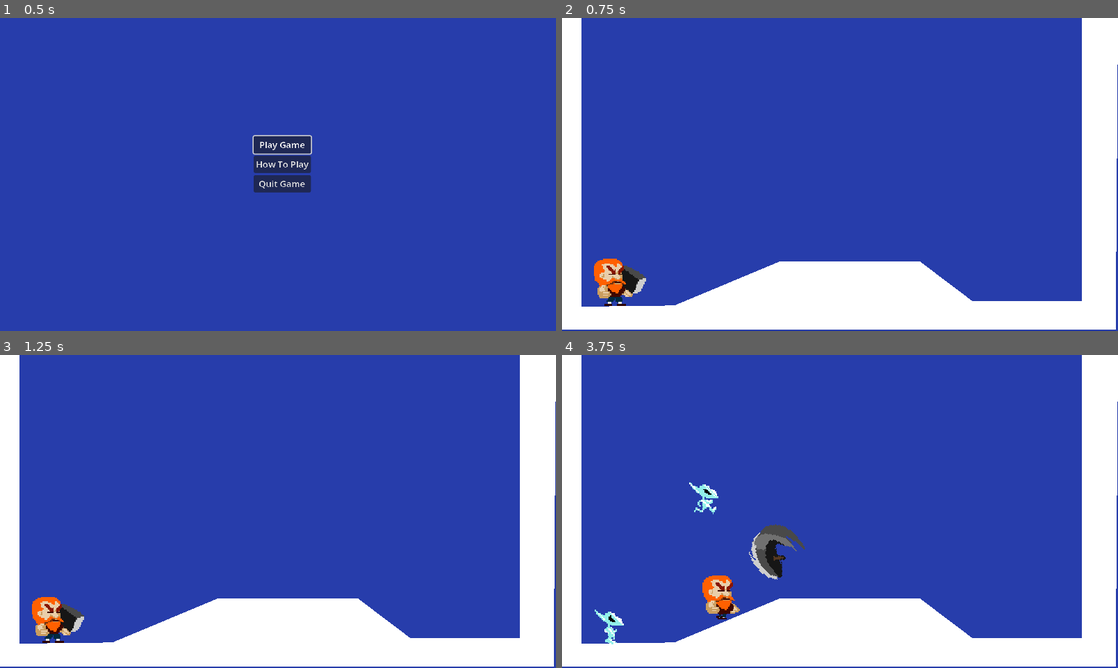
Above: before the commit, frames 1-4 (two rows, left to right).
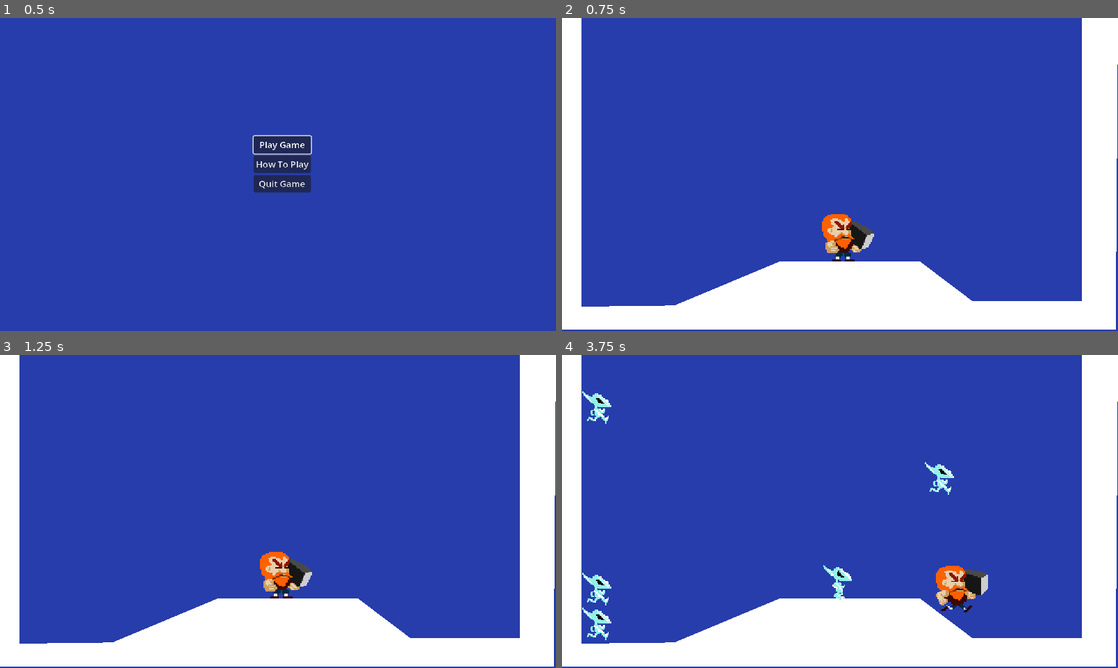
Above: after the commit, the same moments.

Repository: simonoNilssono/godot-project-thor
Game: Godot game, scene res://Scenes/main.tscn
The game is run twice, just before and just after one commit, with the same random seed, the same clock (stepped at 60 frames per second) and the same inputs.
Inputs (mouse positions are in pixels of both pictures, inside the frame that each line leads up to):
- Up to frame 1 (0.5 s): no input
- Up to frame 2 (0.75 s): click "Play Game" at 0.5 s
- Up to frame 3 (1.25 s): no input
- Up to frame 4 (3.75 s): move the mouse to (962, 495) at 1.27 s; hold U (Spawn Enemy) 1.28-2.03 s; hold D (Right) 1.28-2.78 s; tap W (Up) at 1.52, 2.27 s; move the mouse to (728, 527) at 2.02 s; click (728, 527) at 2.1 s; move the mouse to (895, 442) at 2.77 s; hold A (Left) 2.78-3.53 s; hold Right mouse button (Throw Hammer) 2.78-3.53 s; move the mouse to (812, 574) at 3.52 s; hold D (Right) from 3.53 s (still down); tap U (Spawn Enemy) at 3.6 s

Frame 1 is identical in both runs. In frame 2, 1.9% of the frame differs, in the area x 5-57%, y 62-92%; in frame 3, 1.9%; in frame 4, 3.9%, in the area x 3-77%, y 11-93%.
Error in both runs: Invalid access to property or key 'position' on a base object of type 'null instance'. (res://Scripts/enemy.gd:34)

Commit message:
added spawn logic WIP

Diff:
--- a/Scenes/hammer.tscn
+++ b/Scenes/hammer.tscn
@@ -44,7 +44,7 @@
 shape = SubResource("RectangleShape2D_ye1c8")
 
 [node name="SwingTimer" type="Timer" parent="."]
-wait_time = 0.1
+wait_time = 0.2
 one_shot = true
 
 [node name="ThrowTimer" type="Timer" parent="."]
--- a/Scenes/lvl_1.tscn
+++ b/Scenes/lvl_1.tscn
@@ -7,7 +7,7 @@
 script = ExtResource("1_enerb")
 
 [node name="Player" parent="." instance=ExtResource("2_auyrg")]
-position = Vector2(41, 242)
+position = Vector2(238, 203)
 
 [node name="ground" type="StaticBody2D" parent="." groups=["Terrain"]]
 
@@ -15,3 +15,7 @@
 polygon = PackedVector2Array(-1, -1, 17, 0, 17, 249, 97, 248, 188, 210, 309, 210, 354, 244, 449, 244, 449, 0, 480, 0, 478, 269, 0, 269)
 
 [node name="Polygon2D" type="Polygon2D" parent="ground/CollisionPolygon2D"]
+
+[node name="SpawnTimer" type="Timer" parent="."]
+
+[connection signal="timeout" from="SpawnTimer" to="." method="_on_spawn_timer_timeout"]
--- a/Scripts/enemy.gd
+++ b/Scripts/enemy.gd
@@ -1,7 +1,7 @@
 extends CharacterBody2D
 
 const DEATH_SCENE = preload("res://Scenes/death_anim.tscn")
-const SPEED = 800.0
+const SPEED = 3000.0
 const JUMP_VELOCITY = -400.0
 @onready var animated_sprite_2d: AnimatedSprite2D = $AnimatedSprite2D
 var player : Node2D
--- a/Scripts/lvl_1.gd
+++ b/Scripts/lvl_1.gd
@@ -1,14 +1,17 @@
 extends Node2D
 @onready var ground: Polygon2D = $ground/CollisionPolygon2D/Polygon2D
 @onready var groundCollision: CollisionPolygon2D = $ground/CollisionPolygon2D
-
+const ENEMY_SCENE = preload("res://Scenes/enemy.tscn")
+var spawnPos1: Vector2
+var time: float
+var direction = 1
 # Called when the node enters the scene tree for the first time.
 func _ready() -> void:
 	# Sets ground sprite to be same as collision box
 	ground.polygon = groundCollision.polygon
 
-	# Input.mouse_mode = Input.MOUSE_MODE_CONFINED_HIDDEN
-	pass # Replace with function body.
+	Input.mouse_mode = Input.MOUSE_MODE_CONFINED
+	$SpawnTimer.start()
 
 # single input events handled here
 func _input(event):
@@ -19,3 +22,15 @@
 # Called every frame. 'delta' is the elapsed time since the previous frame.
 func _process(delta: float) -> void:
 	pass
+
+
+func spawnEnemy1(direction):
+	var enemy = ENEMY_SCENE.instantiate()
+	enemy.position.y = get_parent().position.y +50
+	enemy.position.x = direction *((get_viewport_rect().size / 16).x)
+	get_tree().root.add_child(enemy)
+	print(((get_viewport_rect().size / 16).x))
+
+func _on_spawn_timer_timeout() -> void:
+	#direction *= -1
+	spawnEnemy1(direction)
